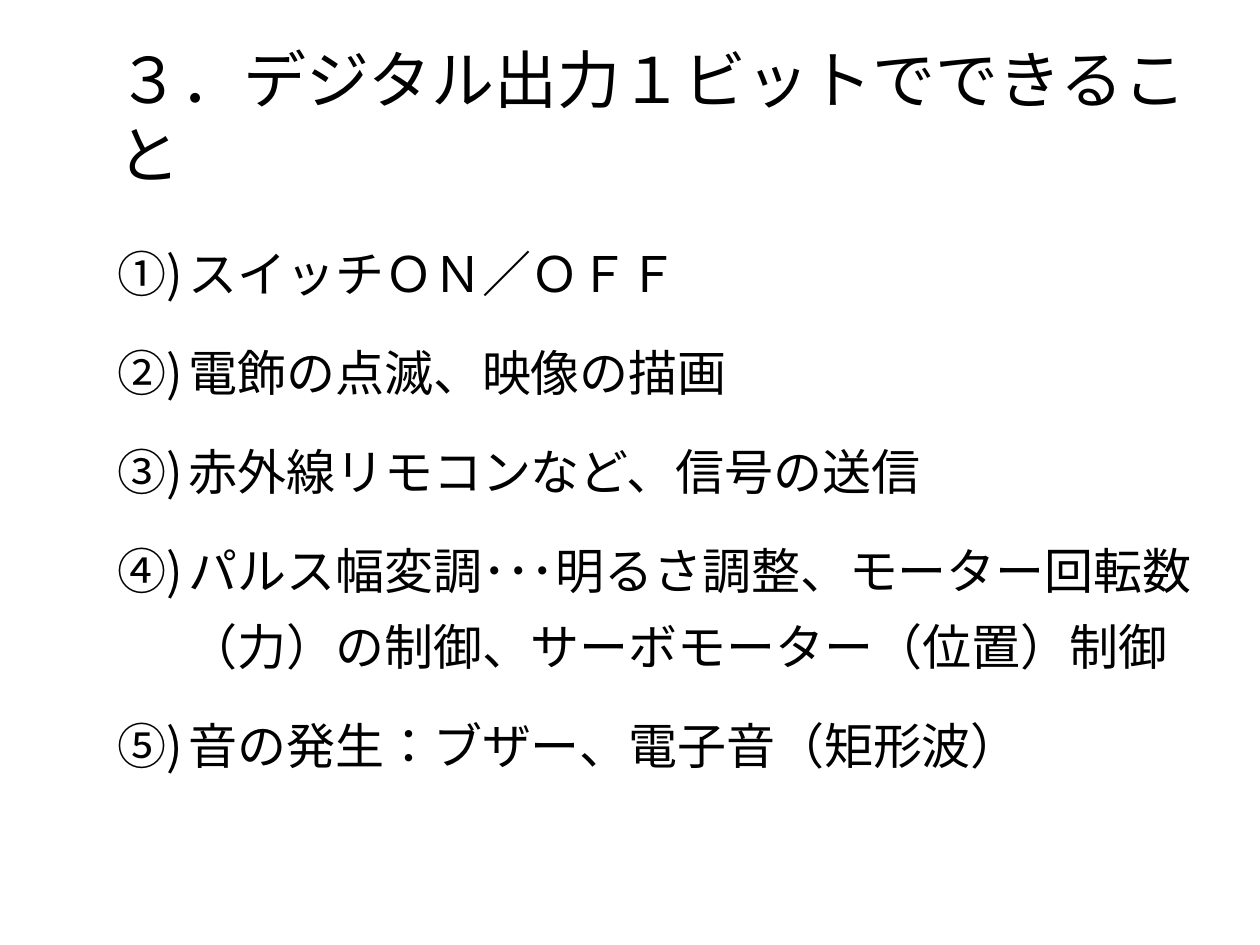
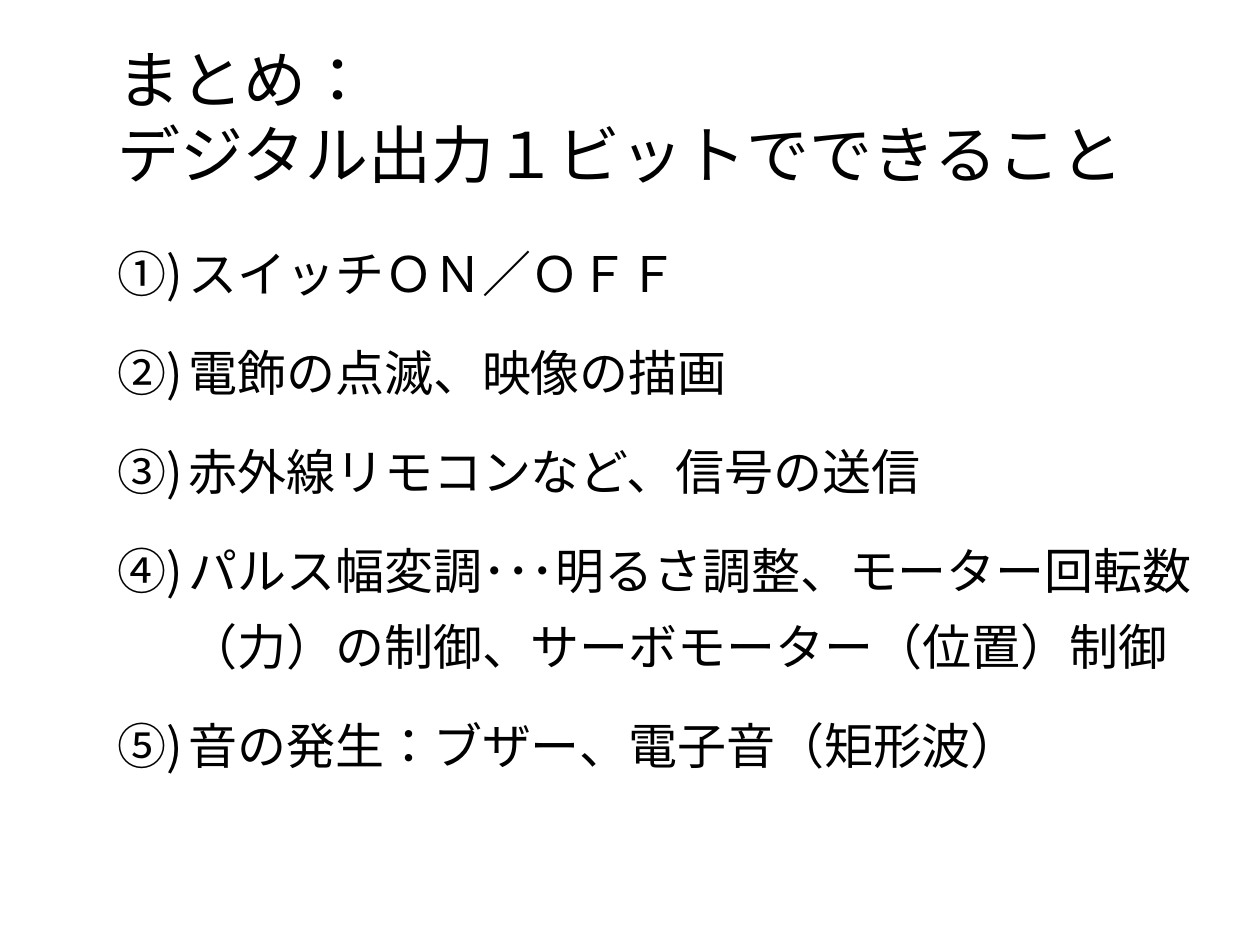
Before and after one commit to MatsK/Courses, a slide deck: slide 13 of CS2/Arduino入門：Arduino IDE 言語篇.pptx (slide 9 before the commit). Drawn at 1260x945 pixels with LibreOffice and Linux fonts; fonts in the diff are those of the drawing; background and template pictures are left out. Boxes give left, top, right and bottom in pixels: in the first picture for what was removed or moved away, otherwise in the second. Text is boxed around its words. In the diff, an @@ line names an element or a change of style, - is before the commit and + after.

```diff
--- a/CS2/Arduino入門：Arduino IDE 言語篇.pptx
+++ b/CS2/Arduino入門：Arduino IDE 言語篇.pptx
@@ title at [118, 53, 1123, 183]: text changed @@
-３．デジタル出力１ビットでできること
+まとめ：
+デジタル出力１ビットでできること
```
Also in this commit, not shown: 8 other slides changed, 7 slides added, 2 slides removed, 1 other file.
